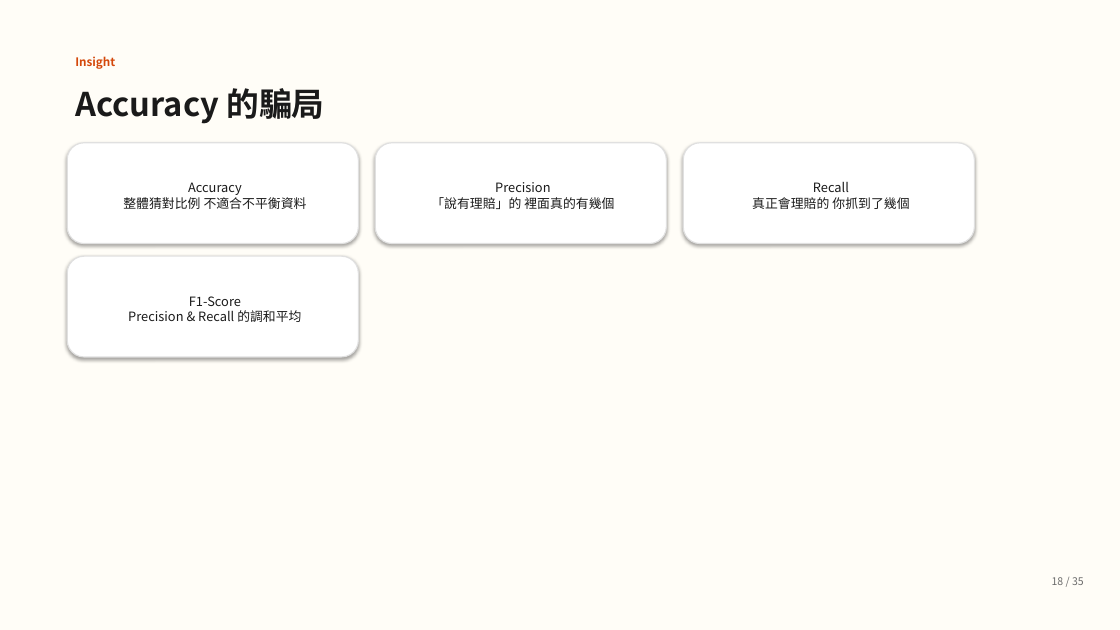
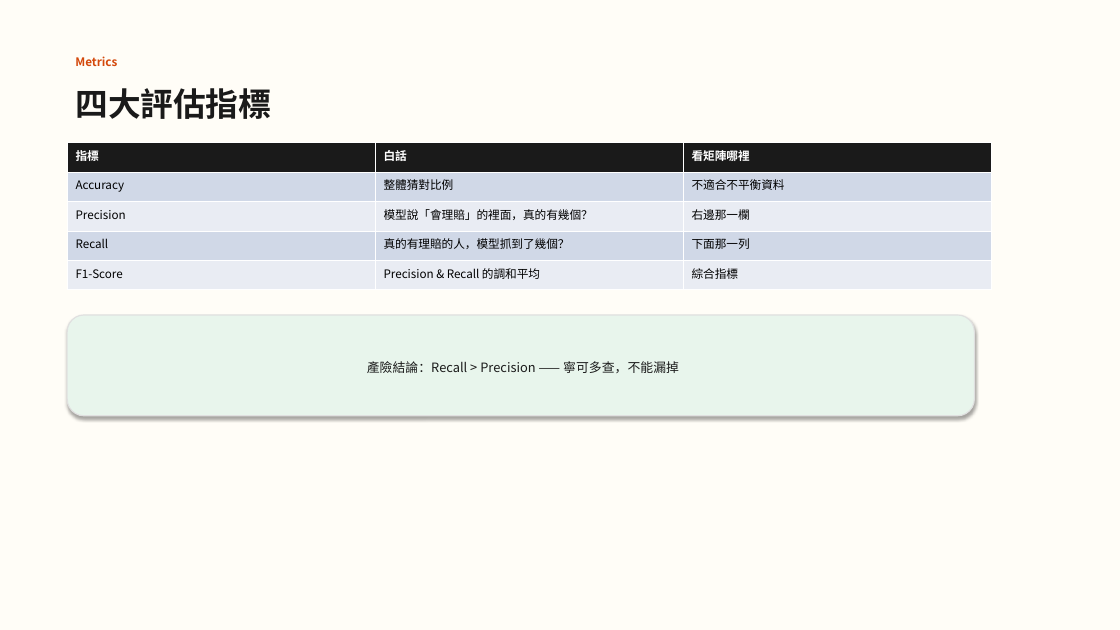
Before and after one commit to guanyuhoujeff/114-2-Data-Analysis-in-Casualty-Insurance-co-teaching, a slide deck: slide 21 of presentation_v2.pptx (slide 18 before the commit). Drawn at 1120x630 pixels with LibreOffice and Linux fonts; fonts in the diff are those of the drawing. Boxes give left, top, right and bottom in pixels: in the first picture for what was removed or moved away, otherwise in the second. Text is boxed around its words. In the diff, an @@ line names an element or a change of style, - is before the commit and + after.

```diff
--- a/presentation_v2.pptx
+++ b/presentation_v2.pptx
@@ text at [75,56,117,66]: text changed @@
-Insight
+Metrics
@@ text at [75,88,271,119]: text changed @@
-Accuracy 的騙局
+四大評估指標
@@ rounded rectangle removed at [67,143,359,244] @@
-Accuracy
-整體猜對比例 不適合不平衡資料
@@ table added at [67,143,992,290], 5 rows, 3 columns @@
+指標 | 白話 | 看矩陣哪裡
+Accuracy | 整體猜對比例 | 不適合不平衡資料
+Precision | 模型說「會理賠」的裡面，真的有幾個？ | 右邊那一欄
+Recall | 真的有理賠的人，模型抓到了幾個？ | 下面那一列
+F1-Score | Precision & Recall 的調和平均 | 綜合指標
@@ rounded rectangle removed at [376,143,667,244] @@
-Precision
-「說有理賠」的 裡面真的有幾個
@@ rounded rectangle removed at [683,143,975,244] @@
-Recall
-真正會理賠的 你抓到了幾個
@@ rounded rectangle removed at [67,256,359,357] @@
-F1-Score
-Precision & Recall 的調和平均
@@ rounded rectangle added at [67,315,975,416], fill #E8F5EC, outline #E0E0E0 1 pt, 11 pt, text #1A1A1A @@
+產險結論：Recall > Precision —— 寧可多查，不能漏掉
@@ text removed at [1052,577,1084,585] @@
-18 / 35
```
Also in this commit, not shown: 15 other slides changed, 6 slides added, 6 slides removed, 4 other files.
